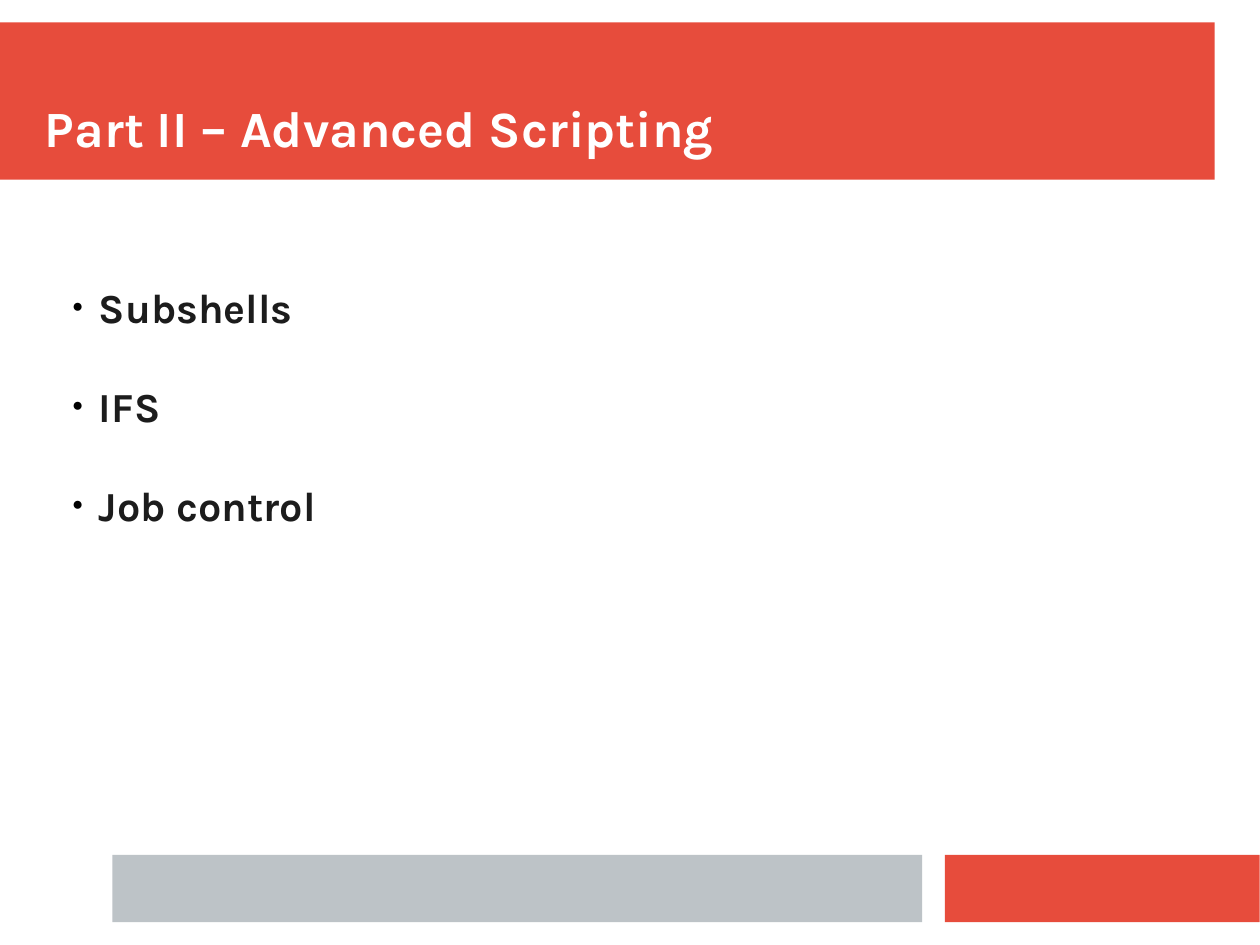
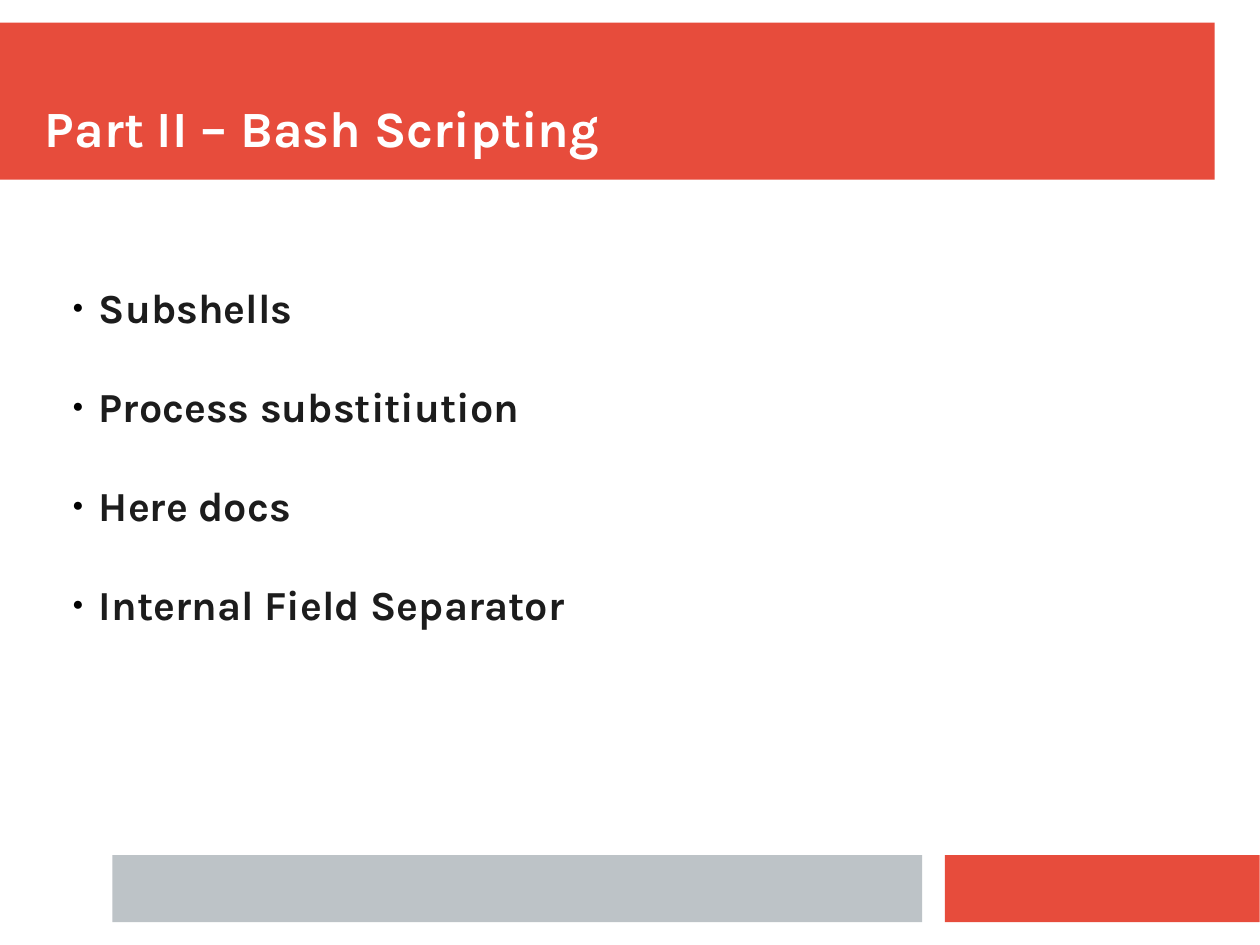
Before and after one commit to ianmiell/bash-next-steps, a slide deck: slide 10 of slides/bash_next_steps.pptx. Drawn at 1260x945 pixels with LibreOffice and Linux fonts; fonts in the diff are those of the drawing. Boxes give left, top, right and bottom in pixels: in the first picture for what was removed or moved away, otherwise in the second. Text is boxed around its words. In the diff, an @@ line names an element or a change of style, - is before the commit and + after.

Commit message:
docs

```diff
--- a/slides/bash_next_steps.pptx
+++ b/slides/bash_next_steps.pptx
@@ text at box(45, 111, 599, 159): text changed @@
-Part II – Advanced Scripting
+Part II – Bash Scripting
@@ text at box(99, 392, 565, 630): text changed @@
-  ● IFS
-  ● Job control
+  ● Process substitiution
+  ● Here docs
+  ● Internal Field Separator
```
Also in this commit, not shown: 2 other slides changed, 6 slides added, 1 other file.
